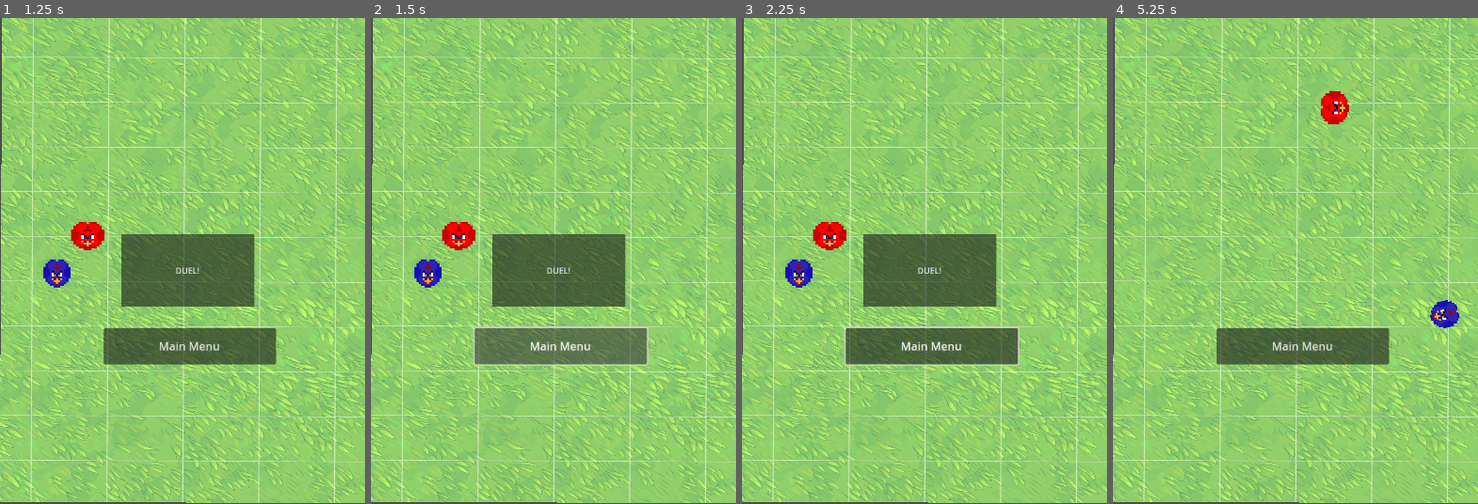
Above: before the commit, frames 1-4 (left to right).
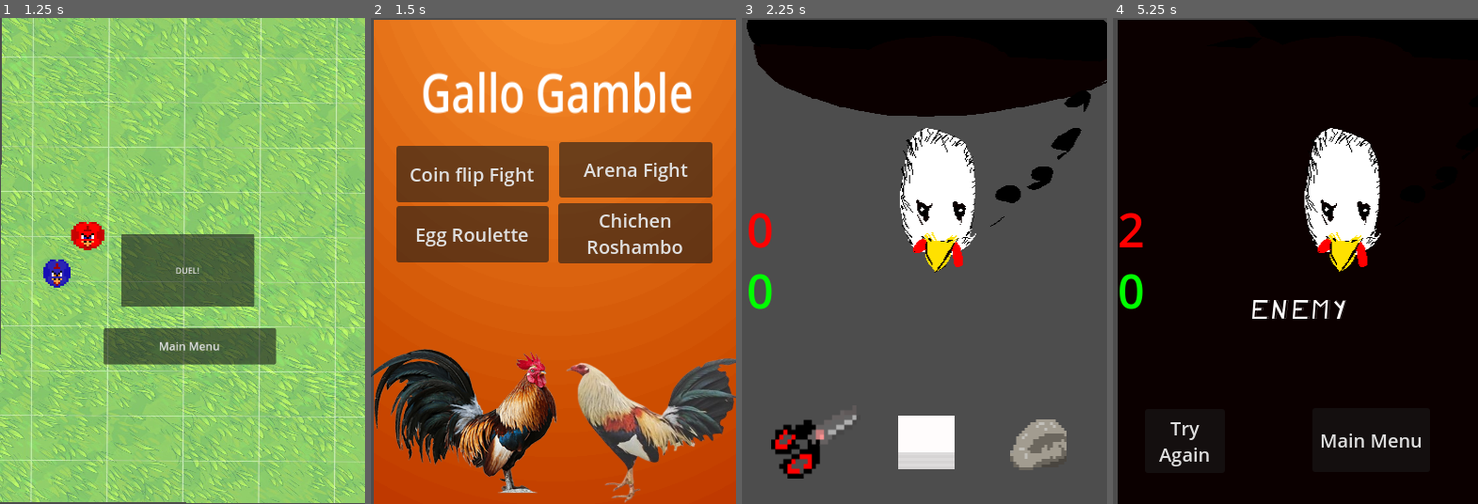
Above: after the commit, the same moments.

Repository: jose-valentin/GalloGamble
Game: Godot game, scene res://scene/MainScene.tscn
Same seed, same stepped clock (60 frames per second), same inputs: the game is played once before the commit and once after it.
Inputs (mouse positions are in pixels of both pictures, inside the frame that each line leads up to):
- Up to frame 1 (1.25 s): click "Arena Fight" at 0.5 s
- Up to frame 2 (1.5 s): click "Main Menu" at 1.25 s
- Up to frame 3 (2.25 s): click (1004, 231) at 2 s, where only the run after the commit has a clickable "Chichen Roshambo"
- Up to frame 4 (5.25 s): click (1299, 440) at 2.77 s; click (1299, 270) at 3.5 s, where only the run before the commit has a clickable "DUEL!"; click (1408, 445) at 4.27 s; click (1186, 440) at 5.02 s

Frame 1 is identical in both runs. In frame 2, 100% of the frame differs, in the area x 0-100%, y 0-100%; in frame 3, 94%; in frame 4, 100%.

Commit message:
Progress for chickenRoshambo and fix a bug
In arena the menu button had a error

Diff:
--- /dev/null
+++ b/enemy.gd
@@ -0,0 +1,6 @@
+extends Node2D
+
+
+
+func _on_animated_sprite_2d_animation_finished() -> void:
+	pass # Replace with function body.
--- /dev/null
+++ b/enemy.tscn
@@ -0,0 +1,80 @@
+[gd_scene load_steps=11 format=3 uid="uid://dmbmrufbie11s"]
+
+[ext_resource type="Texture2D" uid="uid://bhynlfssfobsr" path="res://artwork/enemy_sprites(chickenRoshambo)/UntitledArtwork2 - Enemy-Idle.png" id="1_iifgy"]
+[ext_resource type="Texture2D" uid="uid://bxaaocmlv5ybj" path="res://artwork/enemy_sprites(chickenRoshambo)/UntitledArtwork2 - Enemy-Idle W1.png" id="2_e1ltt"]
+[ext_resource type="Texture2D" uid="uid://djgkn2t5st8yn" path="res://artwork/enemy_sprites(chickenRoshambo)/UntitledArtwork2 - Enemy-paper.png" id="2_epg4t"]
+[ext_resource type="Texture2D" uid="uid://bfhxfay33syk2" path="res://artwork/enemy_sprites(chickenRoshambo)/UntitledArtwork2 - Enemy-Rock.png" id="3_3yqyl"]
+[ext_resource type="Texture2D" uid="uid://xdm1uifimais" path="res://artwork/enemy_sprites(chickenRoshambo)/UntitledArtwork2 - Enemy-Idle W2.png" id="3_dxifv"]
+[ext_resource type="Texture2D" uid="uid://clcpuh8klnyd2" path="res://artwork/enemy_sprites(chickenRoshambo)/UntitledArtwork2 - Enemy-Idle W3.png" id="4_pwjut"]
+[ext_resource type="Texture2D" uid="uid://cwnfc66hrylx5" path="res://artwork/enemy_sprites(chickenRoshambo)/UntitledArtwork2 - Enemy-Scissors.png" id="4_wujgv"]
+[ext_resource type="Texture2D" uid="uid://bssmbgt6lehxk" path="res://artwork/enemy_sprites(chickenRoshambo)/UntitledArtwork2 - Enemy-Idle W4.png" id="5_n0g06"]
+[ext_resource type="Texture2D" uid="uid://bss76cl313dsj" path="res://artwork/enemy_sprites(chickenRoshambo)/UntitledArtwork2 - Enemy-Idle W5.png" id="6_ar8e5"]
+
+[sub_resource type="SpriteFrames" id="SpriteFrames_hb8ge"]
+animations = [{
+"frames": [{
+"duration": 1.0,
+"texture": ExtResource("1_iifgy")
+}],
+"loop": true,
+"name": &"Idle",
+"speed": 1.0
+}, {
+"frames": [{
+"duration": 1.0,
+"texture": ExtResource("2_e1ltt")
+}, {
+"duration": 1.0,
+"texture": ExtResource("3_dxifv")
+}, {
+"duration": 1.0,
+"texture": ExtResource("4_pwjut")
+}, {
+"duration": 1.0,
+"texture": ExtResource("5_n0g06")
+}, {
+"duration": 1.0,
+"texture": ExtResource("6_ar8e5")
+}],
+"loop": false,
+"name": &"enemy_win",
+"speed": 5.0
+}, {
+"frames": [{
+"duration": 1.0,
+"texture": ExtResource("2_epg4t")
+}],
+"loop": true,
+"name": &"paper",
+"speed": 1.0
+}, {
+"frames": [{
+"duration": 1.0,
+"texture": ExtResource("3_3yqyl")
+}],
+"loop": true,
+"name": &"rock",
+"speed": 1.0
+}, {
+"frames": [{
+"duration": 1.0,
+"texture": ExtResource("4_wujgv")
+}],
+"loop": true,
+"name": &"scissor",
+"speed": 1.0
+}]
+
+[node name="Enemy" type="Node2D"]
+
+[node name="AnimatedSprite2D" type="AnimatedSprite2D" parent="."]
+z_as_relative = false
+position = Vector2(5, 2)
+scale = Vector2(1.07887, 1)
+sprite_frames = SubResource("SpriteFrames_hb8ge")
+animation = &"enemy_win"
+frame = 4
+frame_progress = 0.996261
+centered = false
+
+[connection signal="animation_finished" from="AnimatedSprite2D" to="." method="_on_animated_sprite_2d_animation_finished"]
--- a/project.godot
+++ b/project.godot
@@ -26,6 +26,14 @@
 window/stretch/mode="canvas_items"
 window/handheld/orientation=6
 
+[input]
+
+Paper={
+"deadzone": 0.2,
+"events": [Object(InputEventKey,"resource_local_to_scene":false,"resource_name":"","device":-1,"window_id":0,"alt_pressed":false,"shift_pressed":false,"ctrl_pressed":false,"meta_pressed":false,"pressed":false,"keycode":0,"physical_keycode":65,"key_label":0,"unicode":97,"location":0,"echo":false,"script":null)
+]
+}
+
 [physics]
 
 2d/default_gravity=0.0
--- a/scene/chickenRoshambo.tscn
+++ b/scene/chickenRoshambo.tscn
@@ -1,13 +1,16 @@
-[gd_scene load_steps=3 format=3 uid="uid://crp12xhm1cv0y"]
+[gd_scene load_steps=4 format=3 uid="uid://crp12xhm1cv0y"]
 
 [ext_resource type="Script" uid="uid://dxptb4j4pwk44" path="res://scene/chickenroshambo.gd" id="1_rwgap"]
 [ext_resource type="PackedScene" uid="uid://umsgaslo03wk" path="res://scene/hud.tscn" id="2_btqfl"]
+[ext_resource type="PackedScene" uid="uid://dmbmrufbie11s" path="res://enemy.tscn" id="3_btqfl"]
 
 [node name="chickenRoshambo" type="Node2D"]
 script = ExtResource("1_rwgap")
 
 [node name="HUD" parent="." instance=ExtResource("2_btqfl")]
 
+[node name="Enemy" parent="." instance=ExtResource("3_btqfl")]
+
 [connection signal="enemy_choice" from="HUD" to="." method="_on_hud_enemy_choice"]
 [connection signal="new_game" from="HUD" to="." method="_on_hud_new_game"]
 [connection signal="player_choice" from="HUD" to="." method="_on_hud_player_choice"]
--- a/scene/chickenroshambo.gd
+++ b/scene/chickenroshambo.gd
@@ -14,6 +14,7 @@
 	$HUD/Rock.show()
 	$HUD/Scissor.show()
 	$HUD/Paper.show()
+	$Enemy/AnimatedSprite2D.animation = "Idle"
 
 
 func game_over():
@@ -56,6 +57,9 @@
 		game_over()
 	elif (score_enemy == 2):
 		print('You Lost :(')
+		$Enemy/AnimatedSprite2D.animation = "enemy_win"
+		$HUD/PlayAgain.position = Vector2(34,416)
+		$HUD/Menu.position = Vector2(212,415)
 		game_over()
 
 
@@ -64,6 +68,10 @@
 
 func _on_hud_enemy_choice() -> void:
 	enemy_choice = ["rock","paper","scissor"].pick_random()
+	$Enemy/AnimatedSprite2D.animation = enemy_choice
+	$Enemy/AnimatedSprite2D.play()
+
+
 
 
 func _on_hud_player_choice(choice: Variant) -> void:
--- a/scene/hud.gd
+++ b/scene/hud.gd
@@ -3,12 +3,17 @@
 signal enemy_choice
 signal player_choice(choice)
 
+func _process(delta: float) -> void:
+	if Input.is_action_just_pressed("Paper"):
+		enemy_choice.emit()
+		player_choice.emit("paper")
 
 func _on_rock_pressed() -> void:
 	enemy_choice.emit()
 	player_choice.emit("rock")
 
 func _on_paper_pressed() -> void:
+
 	enemy_choice.emit()
 	player_choice.emit("paper")
 
--- a/scene/hud.tscn
+++ b/scene/hud.tscn
@@ -18,10 +18,10 @@
 anchor_top = 0.5
 anchor_right = 0.5
 anchor_bottom = 0.5
-offset_left = -42.5
-offset_top = -34.0
-offset_right = 42.5
-offset_bottom = 34.0
+offset_left = -103.5
+offset_top = 66.0
+offset_right = -18.5
+offset_bottom = 134.0
 grow_horizontal = 2
 grow_vertical = 2
 theme_override_font_sizes/font_size = 20
@@ -30,32 +30,28 @@
 icon_alignment = 1
 
 [node name="Menu" type="Button" parent="."]
-anchors_preset = 8
-anchor_left = 0.5
-anchor_top = 0.5
-anchor_right = 0.5
-anchor_bottom = 0.5
-offset_left = -62.5
-offset_top = 41.0
-offset_right = 62.5
-offset_bottom = 109.0
-grow_horizontal = 2
-grow_vertical = 2
+anchors_preset = 3
+anchor_left = 1.0
+anchor_top = 1.0
+anchor_right = 1.0
+anchor_bottom = 1.0
+offset_left = -179.0
+offset_top = -192.0
+offset_right = -54.0
+offset_bottom = -124.0
+grow_horizontal = 0
+grow_vertical = 0
 theme_override_font_sizes/font_size = 20
 text = "Main Menu"
 
 [node name="player_points" type="Label" parent="."]
-anchors_preset = 8
-anchor_left = 0.5
-anchor_top = 0.5
-anchor_right = 0.5
-anchor_bottom = 0.5
-offset_left = -69.0
-offset_top = -256.5
-offset_right = -29.0
-offset_bottom = -187.5
-grow_horizontal = 2
-grow_vertical = 2
+anchors_preset = 2
+anchor_top = 1.0
+anchor_bottom = 1.0
+offset_top = -262.0
+offset_right = 40.0
+offset_bottom = -193.0
+grow_vertical = 0
 theme_override_colors/font_color = Color(0, 1, 0, 1)
 theme_override_font_sizes/font_size = 50
 text = "0"
@@ -64,16 +60,12 @@
 autowrap_mode = 2
 
 [node name="enemy_points" type="Label" parent="."]
-anchors_preset = 8
-anchor_left = 0.5
+anchors_preset = 4
 anchor_top = 0.5
-anchor_right = 0.5
 anchor_bottom = 0.5
-offset_left = 27.0
-offset_top = -256.5
-offset_right = 67.0
-offset_bottom = -187.5
-grow_horizontal = 2
+offset_top = -68.5
+offset_right = 40.0
+offset_bottom = 0.5
 grow_vertical = 2
 theme_override_colors/font_color = Color(1, 0, 0, 1)
 theme_override_font_sizes/font_size = 50
@@ -86,10 +78,10 @@
 anchors_preset = 5
 anchor_left = 0.5
 anchor_right = 0.5
-offset_left = -20.0
-offset_top = 167.0
-offset_right = 20.0
-offset_bottom = 198.0
+offset_left = -14.0
+offset_top = 289.0
+offset_right = 26.0
+offset_bottom = 325.0
 grow_horizontal = 2
 theme_override_fonts/font = ExtResource("2_sjh6b")
 theme_override_font_sizes/font_size = 30
--- a/scripts/Arena.gd
+++ b/scripts/Arena.gd
@@ -174,4 +174,4 @@
 	$PlayAgainButton.show()
 
 func _on_PlayAgainButton_pressed():
-	get_tree().change_scene_to_file("res://MainScene.tscn")
+	get_tree().change_scene_to_file("res://scene/MainScene.tscn")
Binary file added: artwork/enemy_sprites(chickenRoshambo)/UntitledArtwork2 - Enemy-Idle W1.png
Not shown, added: artwork/enemy_sprites(chickenRoshambo)/UntitledArtwork2 - Enemy-Idle W1.png.import
Binary file added: artwork/enemy_sprites(chickenRoshambo)/UntitledArtwork2 - Enemy-Idle W2.png
Not shown, added: artwork/enemy_sprites(chickenRoshambo)/UntitledArtwork2 - Enemy-Idle W2.png.import
Binary file added: artwork/enemy_sprites(chickenRoshambo)/UntitledArtwork2 - Enemy-Idle W3.png
Not shown, added: artwork/enemy_sprites(chickenRoshambo)/UntitledArtwork2 - Enemy-Idle W3.png.import
Binary file added: artwork/enemy_sprites(chickenRoshambo)/UntitledArtwork2 - Enemy-Idle W4.png
Not shown, added: artwork/enemy_sprites(chickenRoshambo)/UntitledArtwork2 - Enemy-Idle W4.png.import
Binary file added: artwork/enemy_sprites(chickenRoshambo)/UntitledArtwork2 - Enemy-Idle W5.png
Not shown, added: artwork/enemy_sprites(chickenRoshambo)/UntitledArtwork2 - Enemy-Idle W5.png.import
Binary file added: artwork/enemy_sprites(chickenRoshambo)/UntitledArtwork2 - Enemy-Idle.png
Not shown, added: artwork/enemy_sprites(chickenRoshambo)/UntitledArtwork2 - Enemy-Idle.png.import
(and 11 more such lines)
